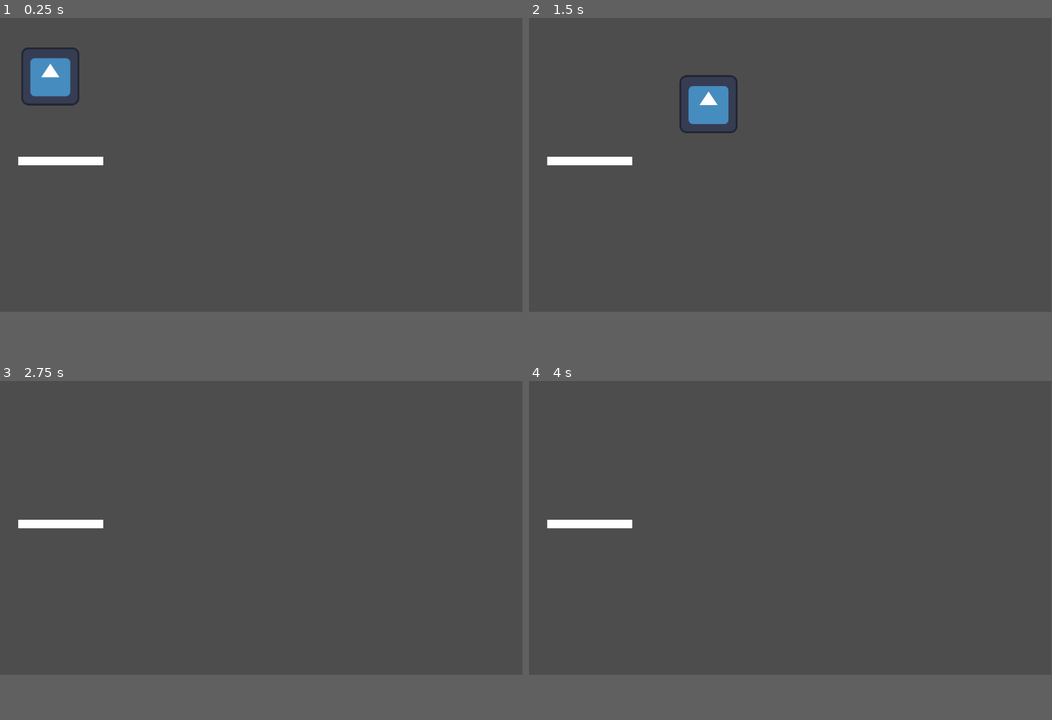
Above: before the commit, frames 1-4 (two rows, left to right).
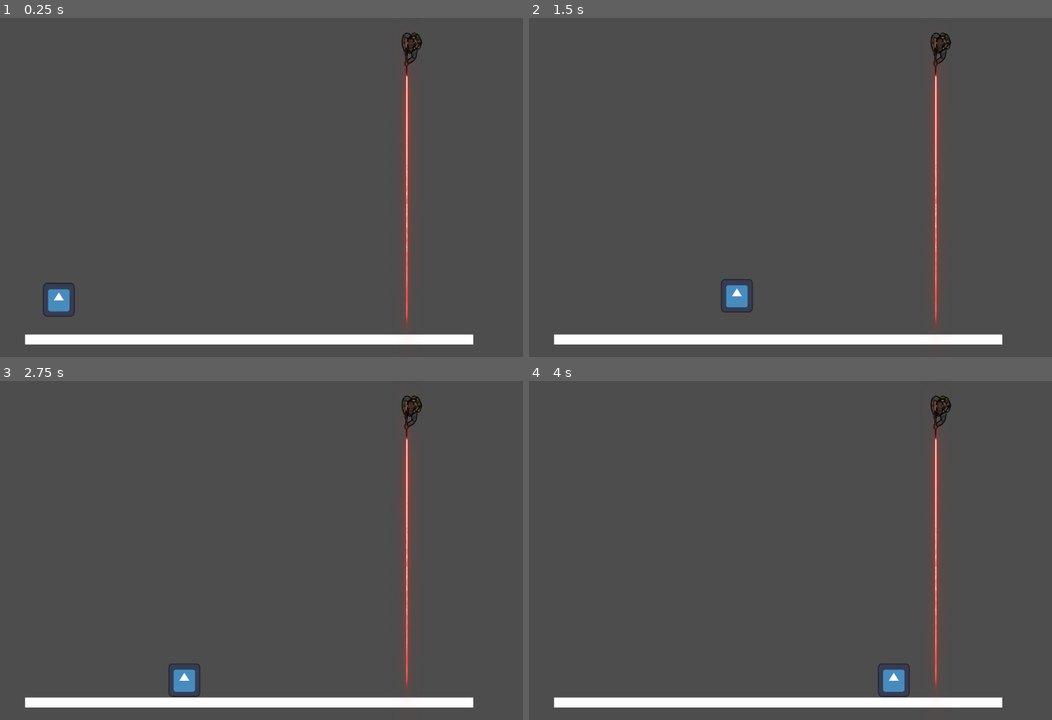
Above: after the commit, the same moments.

Repository: azsocha/Protect-the-VIP
Game: Godot game, scene res://testing.tscn
Two runs of this game, one before a commit and one after it. Both use one fixed random seed, a clock stepped at 60 frames per second and the inputs below. The project has no main scene, so this scene is started directly. The engine's default icon, where the game draws it, is replaced by a stand-in: a white triangle on a blue panel in a dark square.
Inputs:
- Up to frame 1 (0.25 s): no input
- Up to frame 2 (1.5 s): hold Right (move_right) from 0.53 s (still down); tap Space (jump) at 0.77 s
- Up to frame 3 (2.75 s): tap Space (jump) at 1.52 s; release Right (move_right) at 2.03 s; hold A (move_left) from 2.03 s (still down)
- Up to frame 4 (4 s): release A (move_left) at 2.78 s; hold Right (move_right) from 2.78 s (still down); tap Space (jump) at 3.02, 3.77 s
The window is 799x449 before the commit and 800x518 after it. Grey fills any space a smaller window leaves; there, only what the larger window draws over its background counts as a difference.

The runs differ from the first frame. In frame 1, 5.6% of the frame differs, in the area x 3-91%, y 4-97%; in frame 2, 5.6%; in frame 3, 4.5%; in frame 4, 4.5%.

Commit message:
Made the basic level restart func to the enemy

Diff:
--- /dev/null
+++ b/team-3-final-project/death_laser.gd
@@ -0,0 +1,14 @@
+extends Area2D
+
+
+
+
+
+
+
+func _on_body_entered(body: Node2D) -> void:
+	if body.name == "player":
+		call_deferred("restart_level")
+
+func restart_level():
+	get_tree().reload_current_scene()
--- a/team-3-final-project/platform.tscn
+++ b/team-3-final-project/platform.tscn
@@ -1,7 +1,7 @@
 [gd_scene load_steps=3 format=3 uid="uid://h04h3fu4rh1a"]
 
 [sub_resource type="RectangleShape2D" id="RectangleShape2D_o2qrt"]
-size = Vector2(208, 36)
+size = Vector2(189, 19)
 
 [sub_resource type="BoxMesh" id="BoxMesh_6li6e"]
 
@@ -9,7 +9,7 @@
 position = Vector2(138, 145)
 
 [node name="CollisionShape2D" type="CollisionShape2D" parent="."]
-position = Vector2(94, 8)
+position = Vector2(93.5, 8.5)
 shape = SubResource("RectangleShape2D_o2qrt")
 
 [node name="MeshInstance2D" type="MeshInstance2D" parent="."]
--- a/team-3-final-project/project.godot
+++ b/team-3-final-project/project.godot
@@ -13,6 +13,10 @@
 config/name="Team 3 Final Project"
 config/features=PackedStringArray("4.3", "Forward Plus")
 config/icon="res://icon.svg"
+
+[display]
+
+window/size/viewport_width=1000
 
 [input]
 
--- a/team-3-final-project/sniper.tscn
+++ b/team-3-final-project/sniper.tscn
@@ -1,7 +1,8 @@
-[gd_scene load_steps=5 format=3 uid="uid://b87pu37cfwaei"]
+[gd_scene load_steps=6 format=3 uid="uid://b87pu37cfwaei"]
 
 [ext_resource type="Texture2D" uid="uid://b2tk5d86f5u3c" path="res://Shooter man.png" id="1_ovadf"]
 [ext_resource type="Texture2D" uid="uid://g1wadrs3rfgs" path="res://rlaz.png" id="2_xysxd"]
+[ext_resource type="Script" path="res://death_laser.gd" id="3_m7l6r"]
 
 [sub_resource type="CapsuleShape2D" id="CapsuleShape2D_wup0p"]
 radius = 10.1241
@@ -20,6 +21,7 @@
 texture = ExtResource("2_xysxd")
 
 [node name="Area2D" type="Area2D" parent="Sprite2D"]
+script = ExtResource("3_m7l6r")
 
 [node name="CollisionShape2D" type="CollisionShape2D" parent="Sprite2D/Area2D"]
 scale = Vector2(63.4155, -3.32454)
@@ -32,3 +34,5 @@
 position = Vector2(-26.4485, 19.3204)
 scale = Vector2(11.3973, 10.3881)
 shape = SubResource("CircleShape2D_cm8vw")
+
+[connection signal="body_entered" from="Sprite2D/Area2D" to="Sprite2D/Area2D" method="_on_body_entered"]
--- a/team-3-final-project/testing.tscn
+++ b/team-3-final-project/testing.tscn
@@ -1,11 +1,19 @@
-[gd_scene load_steps=3 format=3 uid="uid://uwvv1fn28da"]
+[gd_scene load_steps=4 format=3 uid="uid://uwvv1fn28da"]
 
 [ext_resource type="PackedScene" uid="uid://bh182bfab16i5" path="res://player.tscn" id="1_b3w4w"]
 [ext_resource type="PackedScene" uid="uid://h04h3fu4rh1a" path="res://platform.tscn" id="2_r2468"]
+[ext_resource type="PackedScene" uid="uid://b87pu37cfwaei" path="res://sniper.tscn" id="3_plwkn"]
 
 [node name="testing" type="Node2D"]
 
 [node name="player" parent="." instance=ExtResource("1_b3w4w")]
+position = Vector2(112, 509)
+scale = Vector2(0.470306, 0.502515)
 
 [node name="platform" parent="." instance=ExtResource("2_r2468")]
-position = Vector2(41, 307)
+position = Vector2(50, 606)
+scale = Vector2(4.57318, 1.00524)
+
+[node name="Sniper" parent="." instance=ExtResource("3_plwkn")]
+position = Vector2(790, 66)
+scale = Vector2(0.316729, 0.258752)
